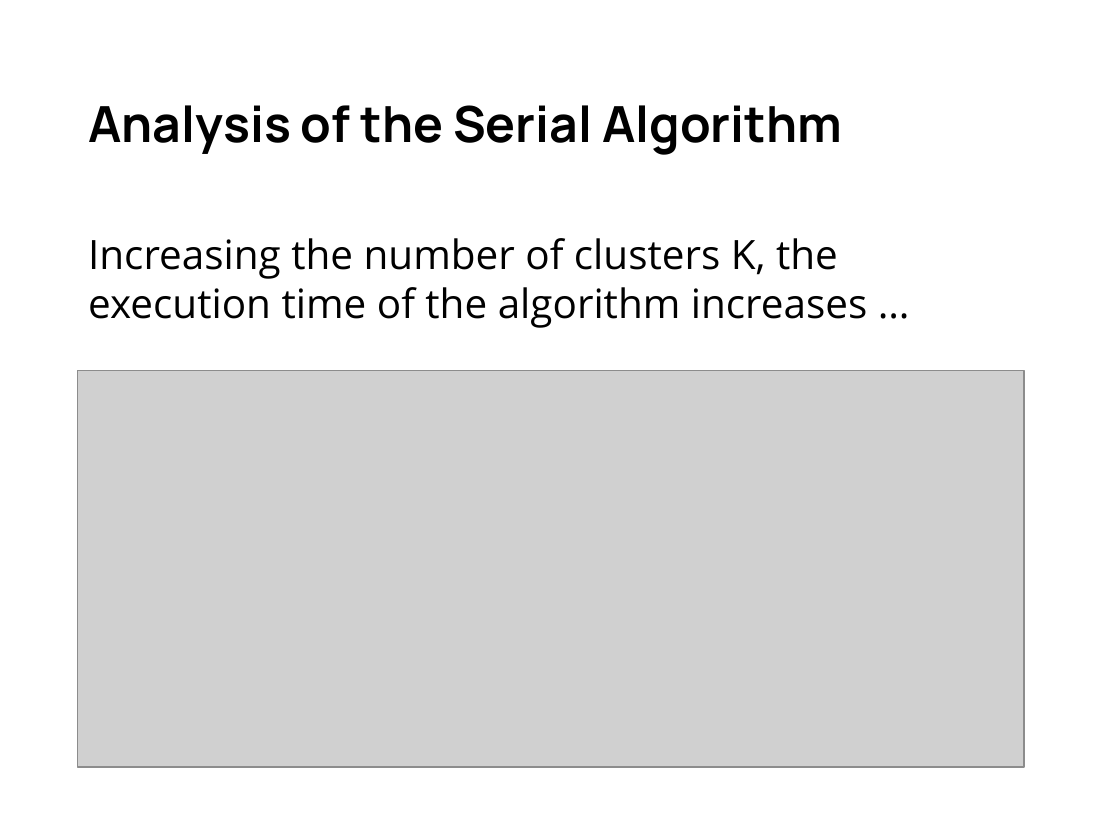
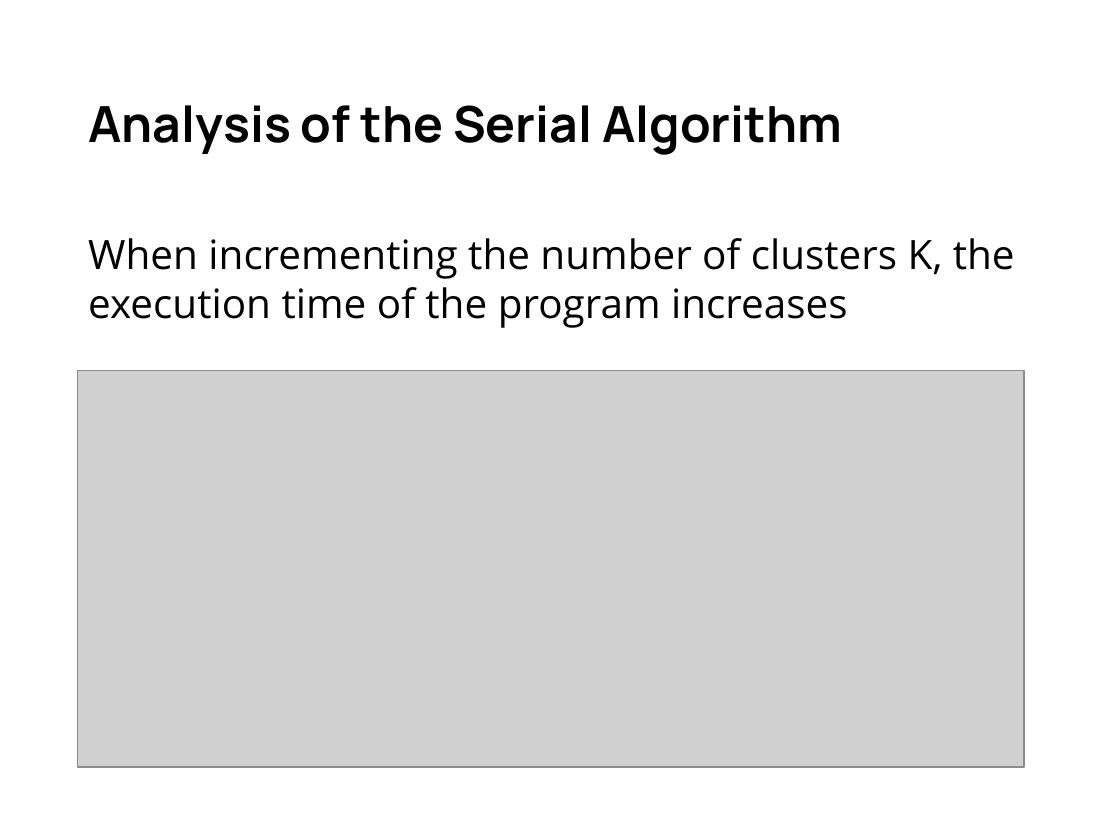
Before and after one commit to gabrielemirando/image-segmentation, a slide deck: slide 5 of docs/pres.pptx (slide 4 before the commit). Drawn at 1120x840 pixels with LibreOffice and Linux fonts; fonts in the diff are those of the drawing; grey boxes stand for pictures; background and template pictures are left out. Boxes give left, top, right and bottom in pixels: in the first picture for what was removed or moved away, otherwise in the second. Text is boxed around its words. In the diff, an @@ line names an element or a change of style, - is before the commit and + after.

```diff
--- a/docs/pres.pptx
+++ b/docs/pres.pptx
@@ text at <box>88,238,1015,328</box>: text changed @@
-Increasing the number of clusters K, the execution time of the algorithm increases …
+When incrementing the number of clusters K, the execution time of the program increases
```
Also in this commit, not shown: 8 other slides changed, 1 slide added, 1 slide removed.
